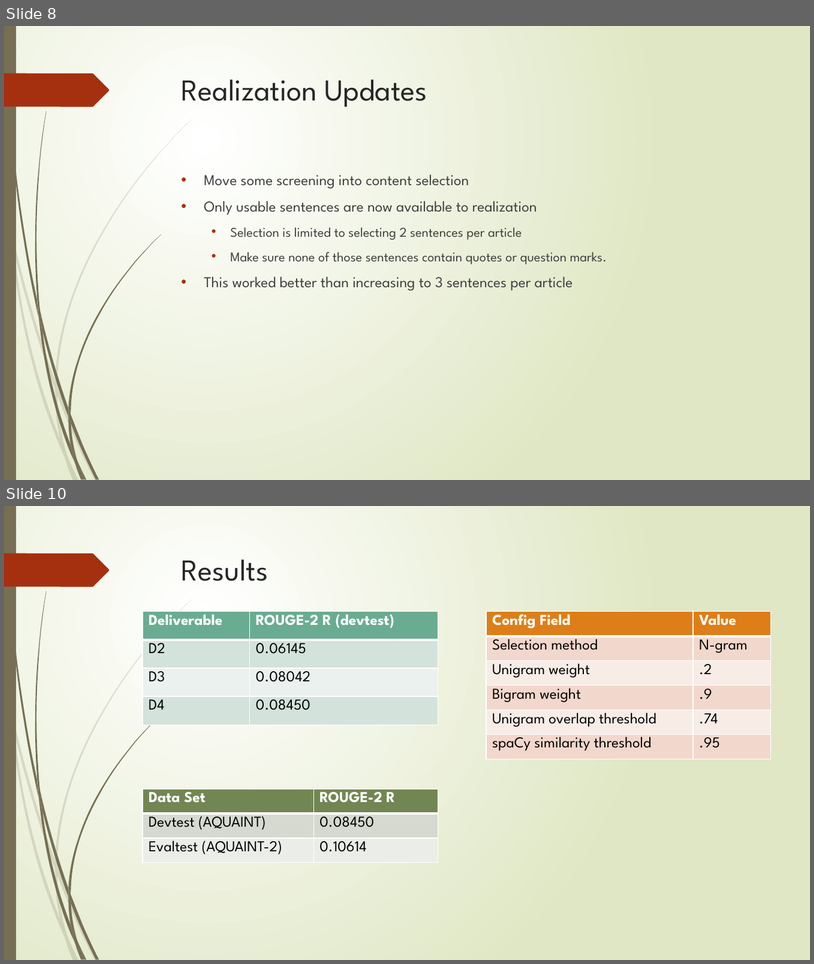
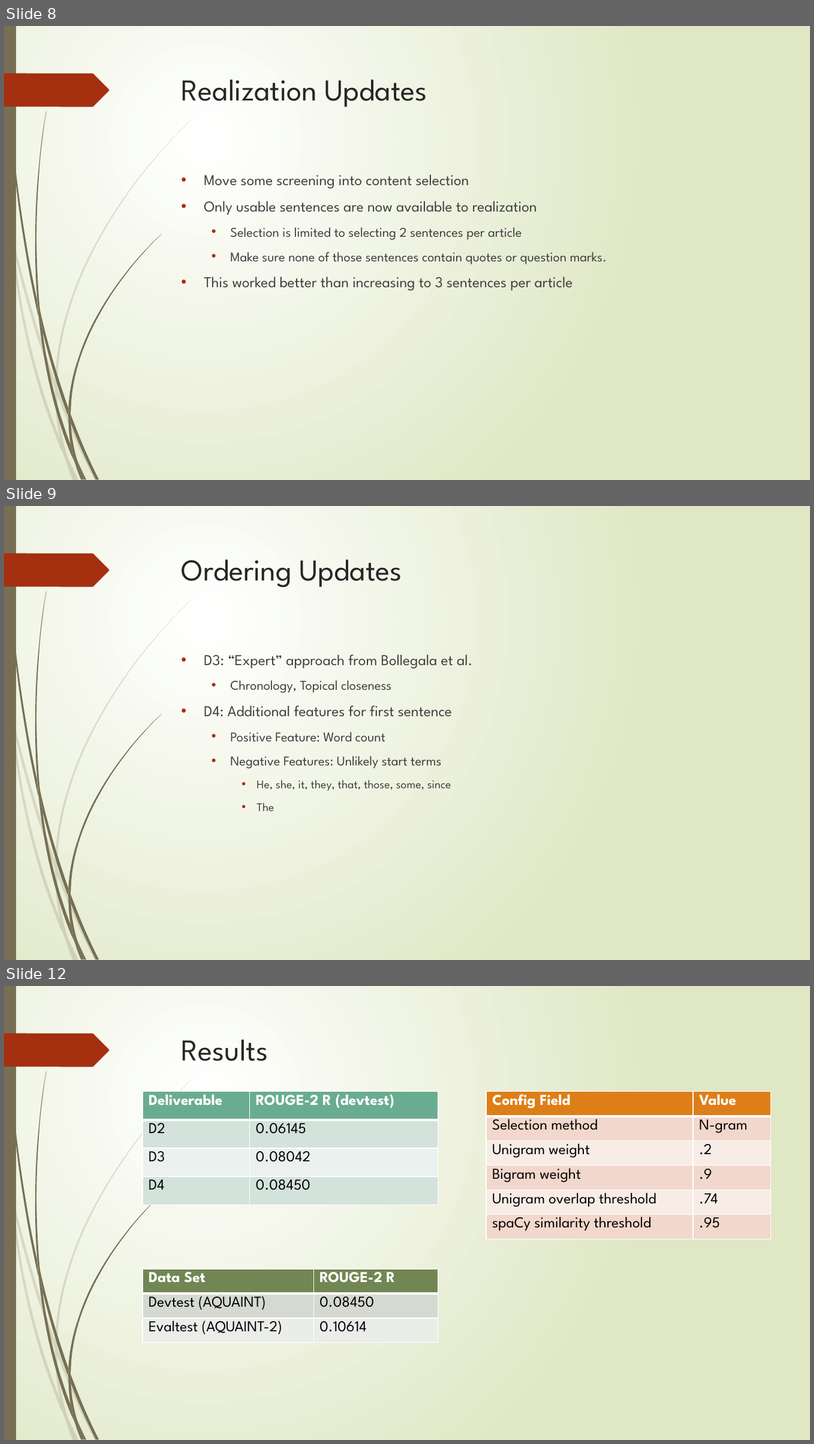
Before and after one commit to Mindful/ling-573, a slide deck: doc/D4_presentation.pptx. Shown one above the other, each under a label of ours: slides 8 and 10 before the commit, slides 8, 9 and 12 after it; the slides between them are not shown. The pictures are 814x964 and 814x1444 pixels, drawn with LibreOffice and Linux fonts; fonts in the diff are those of the drawing. Boxes give left, top, right and bottom in pixels: in the first picture for what was removed or moved away, otherwise in the second. Text is boxed around its words. In the diff, an @@ line names an element or a change of style, - is before the commit and + after.

```diff
--- a/doc/D4_presentation.pptx
+++ b/doc/D4_presentation.pptx
@@ slide 9 added at bbox=[4, 506, 810, 960], background gradient #FFFFFF to #DFE8C4; not listed: 24 template elements that a slide beside it also shows @@
@@ title added at bbox=[182, 559, 402, 587], 36 pt, text #262626 @@
+Ordering Updates
@@ text added at bbox=[204, 654, 473, 811], 16 pt, text #404040 @@
+• D3: “Expert” approach from Bollegala et al.
+  • Chronology, Topical closeness
+• D4: Additional features for first sentence
+  • Positive Feature: Word count
+  • Negative Features: Unlikely start terms
+    • He, she, it, they, that, those, some, since
+    • The
@@ what was slide 10 is now slide 12 @@
```
Also in this commit, not shown: 1 slide changed, 1 other slide added.
